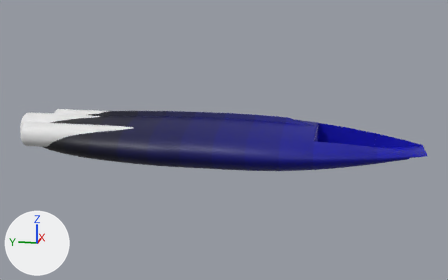
Two versions of the glTF model Assets/Section1/models/holo_starship_a.gltf, one commit apart.
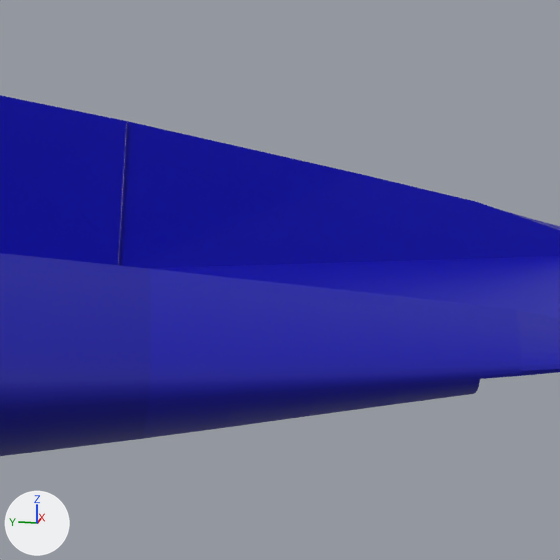
Each version is shown whole from a 50 mm lens placed at (-152.2, -34.0, 48.3), pointed at (0.4, -3.5, 10.2), then close up on the part from 81% to 93% of the width and 43% to 63% of the height. Every picture has the same lights, and +X, +Y and +Z are marked at lower left. Where no turn or scale is listed for an object, it has been applied to the vertices. Vertices at the same position are counted once.

The first close-up shows 'ship'.
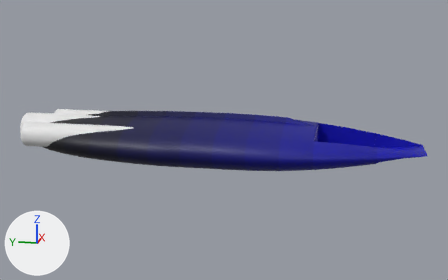
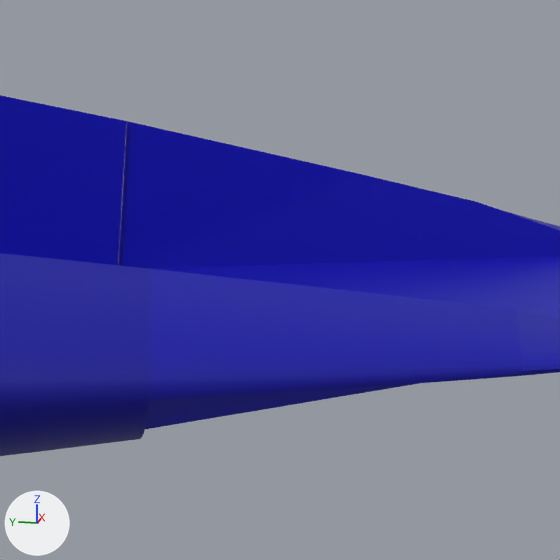
Scene script edits in JSON lines:
```json
{"block": "me_torus_001", "where": "# used by ob_ship; location = (-9.18, 22.95, 2.42)"}
{"op": "remove", "block": "me_torus_001", "code": "me_torus_001.from_pydata(...)  # 6714 vertices, 12941 faces; spans x -7.4..25.8, y -76.1..28.3, z 1.7..15.0"}
{"op": "add", "block": "me_torus_001", "code": "me_torus_001.from_pydata(...)  # 6406 vertices, 12313 faces; spans x -7.4..25.8, y -76.1..28.3, z 1.7..15.0"}
{"block": "me_torus_001", "change": "me_torus_001 part 1: 4 vertices moved within x 3.6..4.8, y -76.1, z 7.7; 308 vertices removed from x -0.3..18.5, y -76.1..-66.3, z 5.5..7.7"}
```

Pixel boxes (x1, y1, x2, y2) of what changed, in the close-ups (560 x 560 px):
```json
{"part": 1, "of": "me_torus_001", "change": "cut back", "before": [141, 309, 560, 439], "after": [516, 309, 560, 365]}
```
